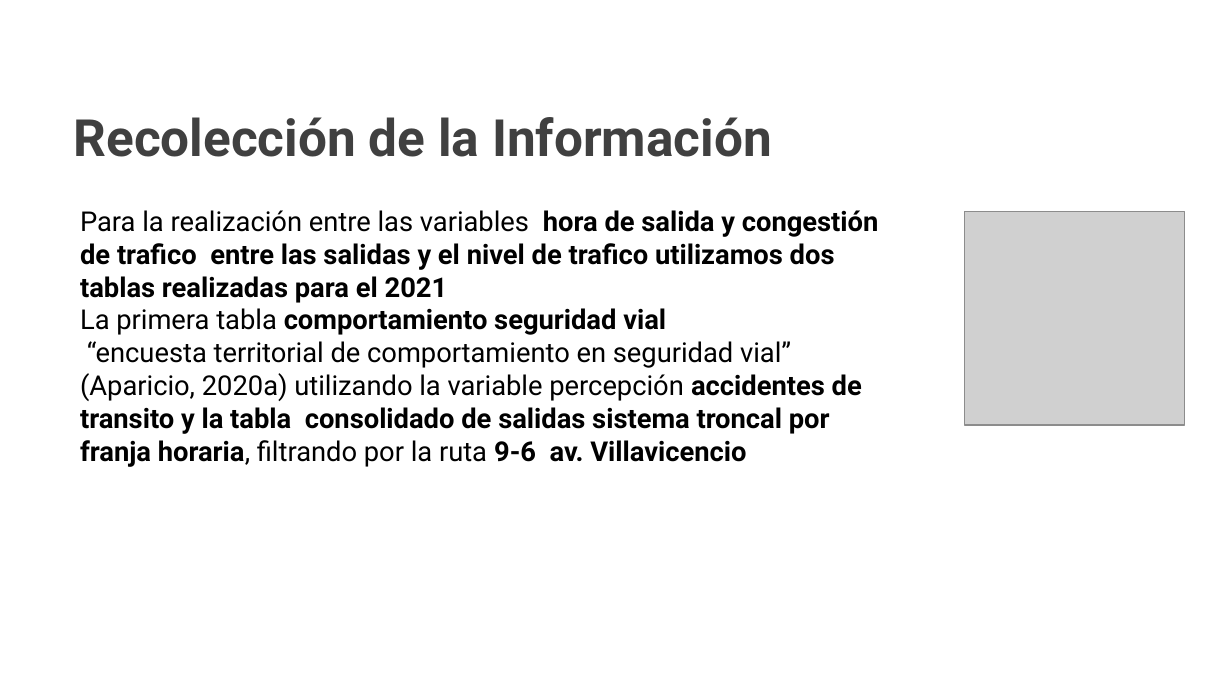
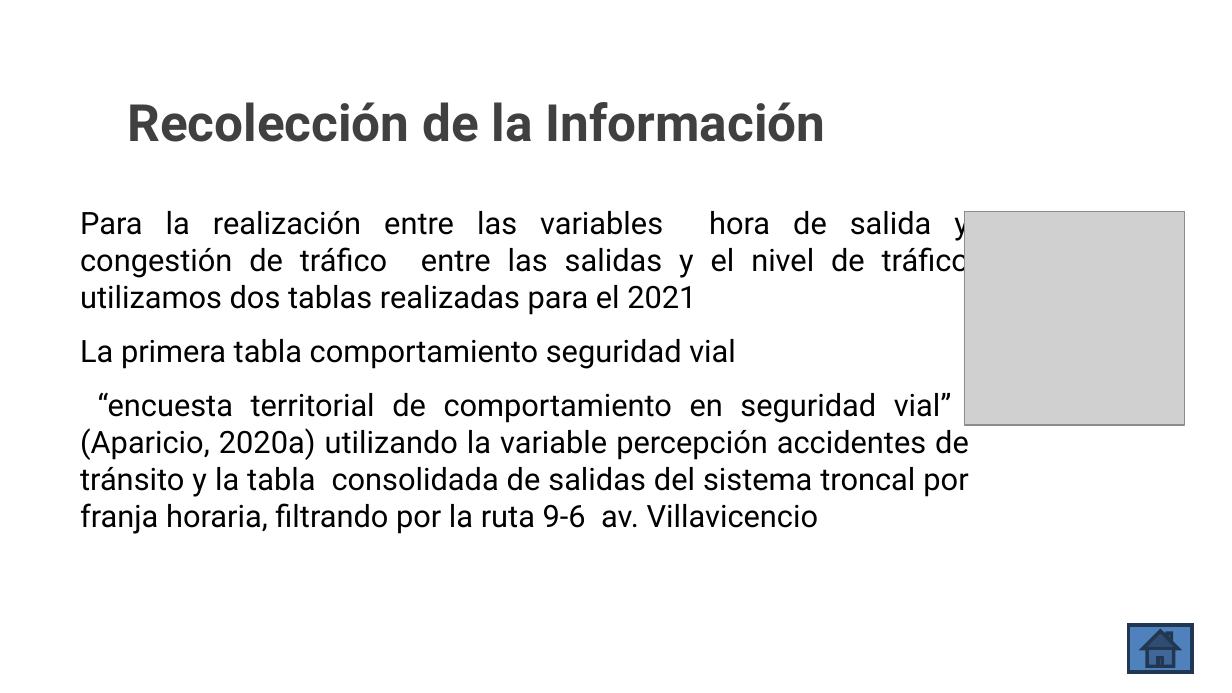
Before and after one commit to Mmartinez951/Desarrollo_Final_EntryMC, a slide deck: slide 22 of 1.Docs/Trimestre I/Presentación EntryMC.pptx (slide 6 before the commit). Drawn at 1232x693 pixels with LibreOffice and Linux fonts; fonts in the diff are those of the drawing; grey boxes stand for pictures; background and template pictures are left out. Boxes give left, top, right and bottom in pixels: in the first picture for what was removed or moved away, otherwise in the second. Text is boxed around its words. In the diff, an @@ line names an element or a change of style, - is before the commit and + after.

```diff
--- a/1.Docs/Trimestre I/Presentación EntryMC.pptx
+++ b/1.Docs/Trimestre I/Presentación EntryMC.pptx
@@ title "Recolección de la Información": place and size @@
-title "Recolección de la Información" at [74, 117, 772, 157]
+title "Recolección de la Información" at [127, 102, 826, 142]
@@ title "Recolección de la Información" at [127, 102, 826, 142]: indent changed; line spacing 1 to 0.9; vertical alignment top to middle @@
@@ text at [80, 211, 969, 315]: text changed; size 16 to 18 pt; bold off @@
-Para la realización entre las variables hora de salida y congestión de trafico entre las salidas y el nivel de trafico utilizamos dos tablas realizadas para el 2021
+Para la realización entre las variables hora de salida y congestión de tráfico entre las salidas y el nivel de tráfico utilizamos dos tablas realizadas para el 2021
@@ text at [80, 339, 736, 369]: size 16 to 18 pt in "La primera tabla comportamiento seguridad vial"; bold off in "comportamiento seguridad vial"; alignment left to justified; more space between paragraphs @@
@@ text at [80, 392, 969, 534]: text changed; size 16 to 18 pt @@
-“encuesta territorial de comportamiento en seguridad vial” (Aparicio, 2020a) utilizando la variable percepción accidentes de transito y la tabla consolidado de salidas sistema troncal por franja horaria, filtrando por la ruta 9-6 av. Villavicencio
+“encuesta territorial de comportamiento en seguridad vial” (Aparicio, 2020a) utilizando la variable percepción accidentes de tránsito y la tabla consolidada de salidas del sistema troncal por franja horaria, filtrando por la ruta 9-6 av. Villavicencio
@@ action button home added at [1129, 625, 1191, 671], fill #4F81BD, outline #233953 2 pt @@
```
Also in this commit, not shown: 5 other slides changed, 20 slides added, 4 slides removed.
